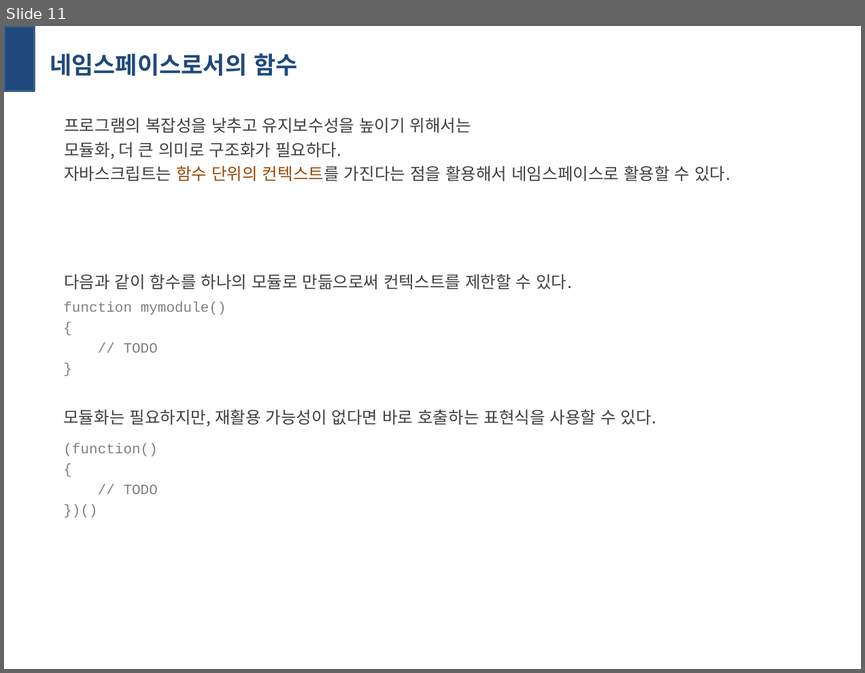
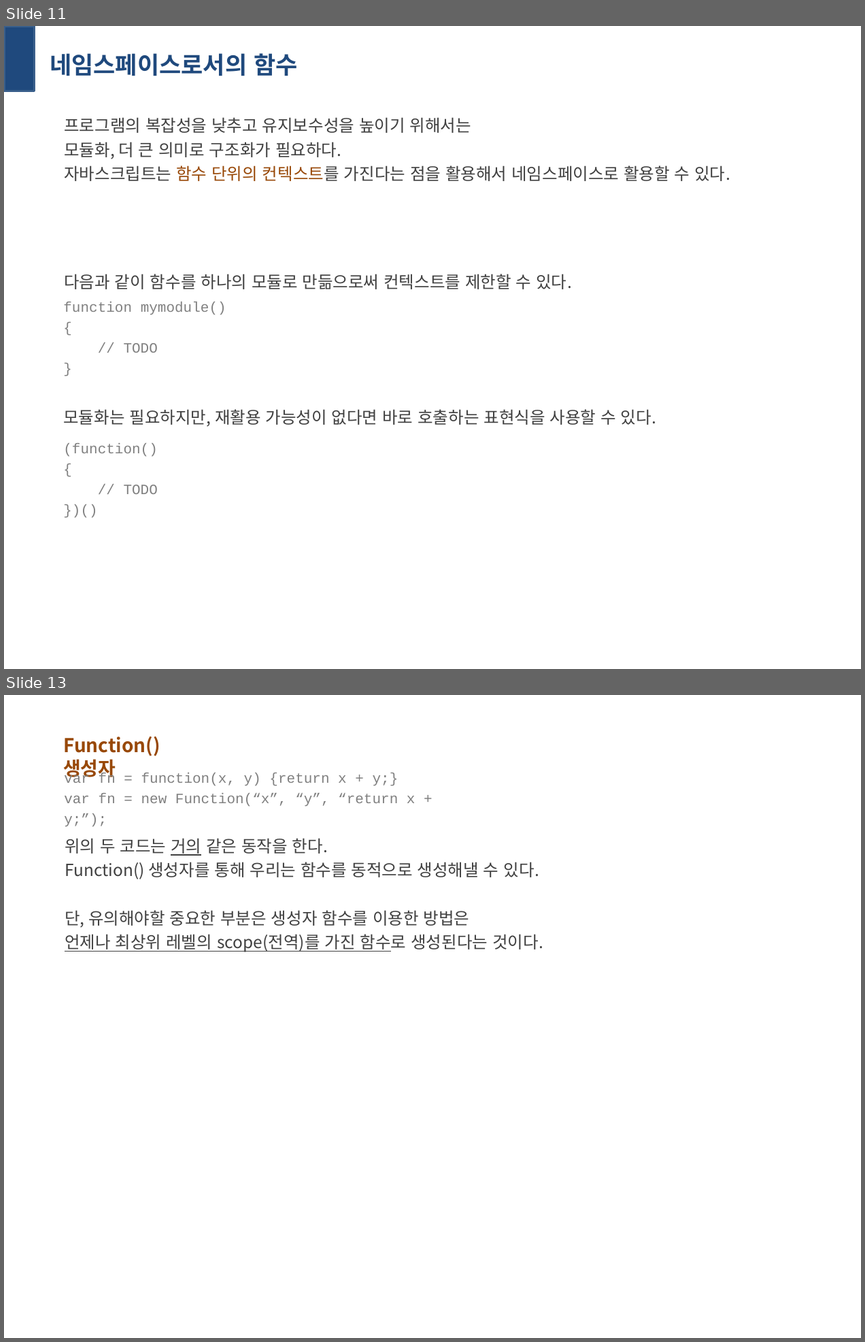
Before and after one commit to primrose201/studyspace, a slide deck: Javascript_Perfect_Guide/week05_c08.pptx. Shown one above the other, each under a label of ours: slide 11 before the commit, slides 11 and 13 after it; the slides between them are not shown. The pictures are 865x673 and 865x1342 pixels, drawn with LibreOffice and Linux fonts; fonts in the diff are those of the drawing. Boxes give left, top, right and bottom in pixels: in the first picture for what was removed or moved away, otherwise in the second. Text is boxed around its words. In the diff, an @@ line names an element or a change of style, - is before the commit and + after.

```diff
--- a/Javascript_Perfect_Guide/week05_c08.pptx
+++ b/Javascript_Perfect_Guide/week05_c08.pptx
@@ slide 13 added at (4,695,861,1338), background #FFFFFF @@
@@ text added at (63,736,160,781), 16 pt, text #984807, bold @@
+Function() 생성자
@@ text added at (64,773,415,807), 12 pt, text #808080 @@
+var fn = function(x, y) {return x + y;}
+var fn = new Function(“x”, “y”, “return x + y;”);
@@ text added at (65,838,543,952), 14 pt, text #404040 @@
+위의 두 코드는 거의 같은 동작을 한다.
+Function() 생성자를 통해 우리는 함수를 동적으로 생성해낼 수 있다.
+단, 유의해야할 중요한 부분은 생성자 함수를 이용한 방법은
+언제나 최상위 레벨의 scope(전역)를 가진 함수로 생성된다는 것이다.
```
Also in this commit, not shown: 2 slides changed, 3 other slides added.
